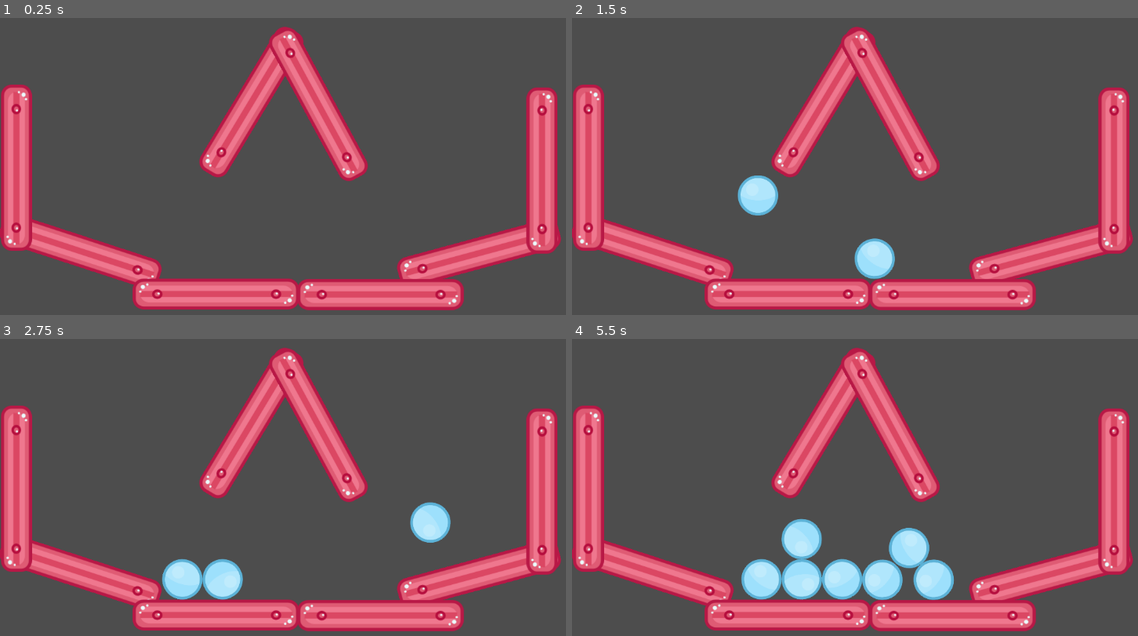
Above: before the commit, frames 1-4 (two rows, left to right).
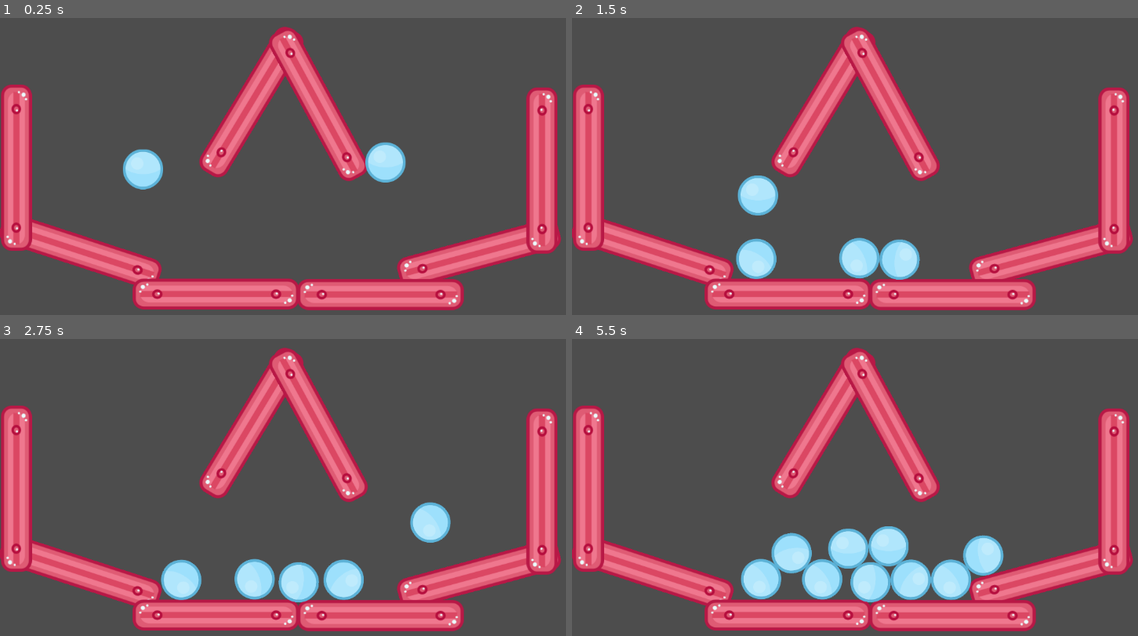
Above: after the commit, the same moments.

Repository: ArnoVandenBergh/godot_playground
Game: Godot game, scene res://Main.tscn
Same seed, same stepped clock (60 frames per second), same inputs: the game is played once before the commit and once after it.
Inputs (mouse positions are in pixels of both pictures, inside the frame that each line leads up to):
- Up to frame 1 (0.25 s): no input
- Up to frame 2 (1.5 s): move the mouse to (1024, 142) at 0.52 s; press the mouse at (1024, 142) at 0.53 s; move the mouse to (758, 178) at 1.27 s; release the mouse at (758, 178) at 1.28 s; click (758, 178) at 1.35 s
- Up to frame 3 (2.75 s): move the mouse to (373, 404) at 2.02 s; press the mouse at (373, 404) at 2.03 s
- Up to frame 4 (5.5 s): move the mouse to (855, 552) at 2.77 s; release the mouse at (855, 552) at 2.78 s; click (855, 552) at 2.85 s; move the mouse to (1075, 535) at 3.52 s; press the mouse at (1075, 535) at 3.53 s; move the mouse to (696, 428) at 4.27 s; release the mouse at (696, 428) at 4.28 s; click (696, 428) at 4.35 s; move the mouse to (917, 481) at 5.02 s; press the mouse at (917, 481) at 5.03 s

The runs differ from the first frame. In frame 1, 1.6% of the frame differs, in the area x 21-72%, y 41-58%; in frame 2, 2.2%; in frame 3, 3.3%; in frame 4, 6.5%, in the area x 29-77%, y 60-89%.

Commit message:
wrap up instancing tutorial

Diff:
--- a/arno_playground/instancing_starter/Main.tscn
+++ b/arno_playground/instancing_starter/Main.tscn
@@ -131,3 +131,10 @@
 [node name="CollisionShape2D" type="CollisionShape2D" parent="WallContainer/Wall6"]
 rotation = 1.5708
 shape = SubResource("2")
+
+[node name="Ball2" parent="." instance=ExtResource("2")]
+position = Vector2(263, 227)
+
+[node name="Ball" parent="." instance=ExtResource("2")]
+position = Vector2(709, 101)
+gravity_scale = 8.0
